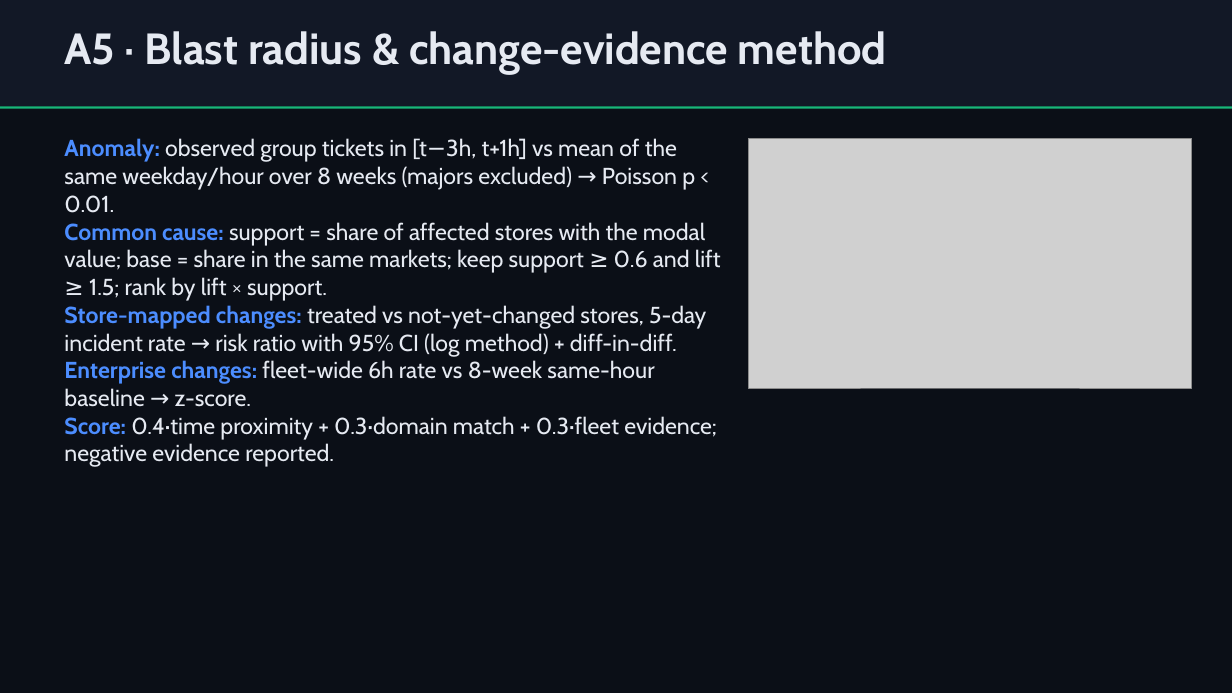
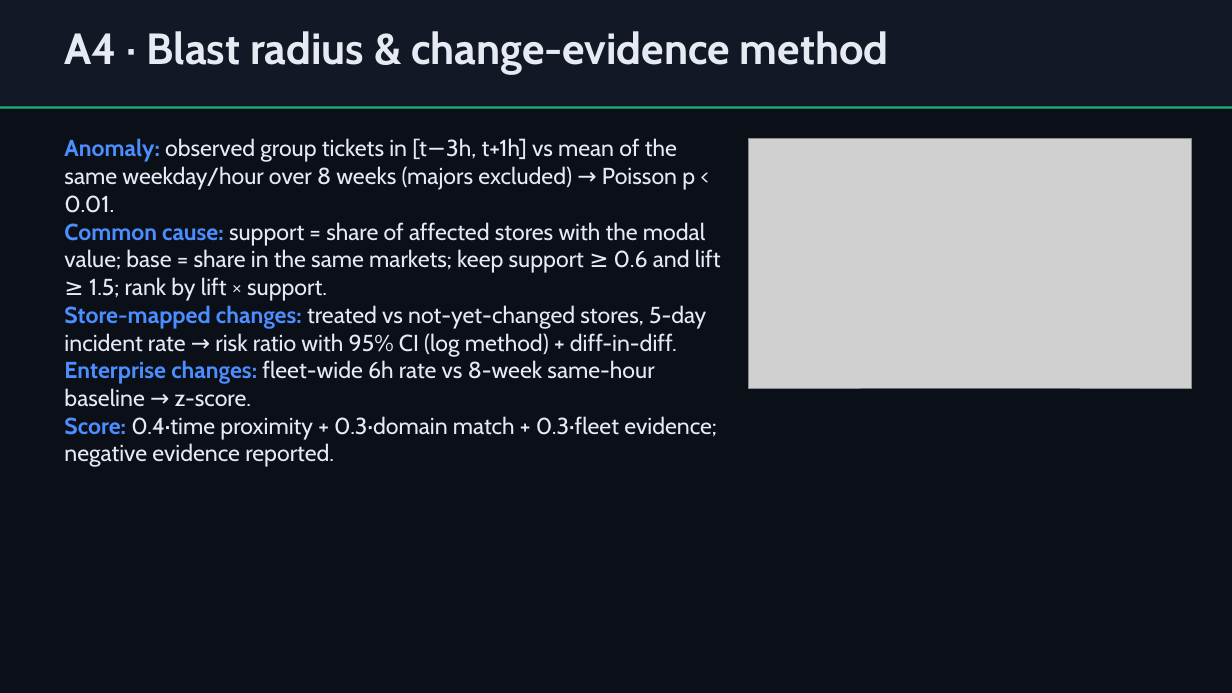
Before and after one commit to alibakh62/storelens, a slide deck: slide 14 of deck/out/StoreLens.pptx (slide 13 before the commit). Drawn at 1232x693 pixels with LibreOffice and Linux fonts; fonts in the diff are those of the drawing; grey boxes stand for pictures. Boxes give left, top, right and bottom in pixels: in the first picture for what was removed or moved away, otherwise in the second. Text is boxed around its words. In the diff, an @@ line names an element or a change of style, - is before the commit and + after.

```diff
--- a/deck/out/StoreLens.pptx
+++ b/deck/out/StoreLens.pptx
@@ text at (64, 31, 889, 75): text changed @@
-A5 · Blast radius & change-evidence method
+A4 · Blast radius & change-evidence method
```
Also in this commit, not shown: 3 other slides changed, 2 slides added, 1 slide removed, 2 other files.
